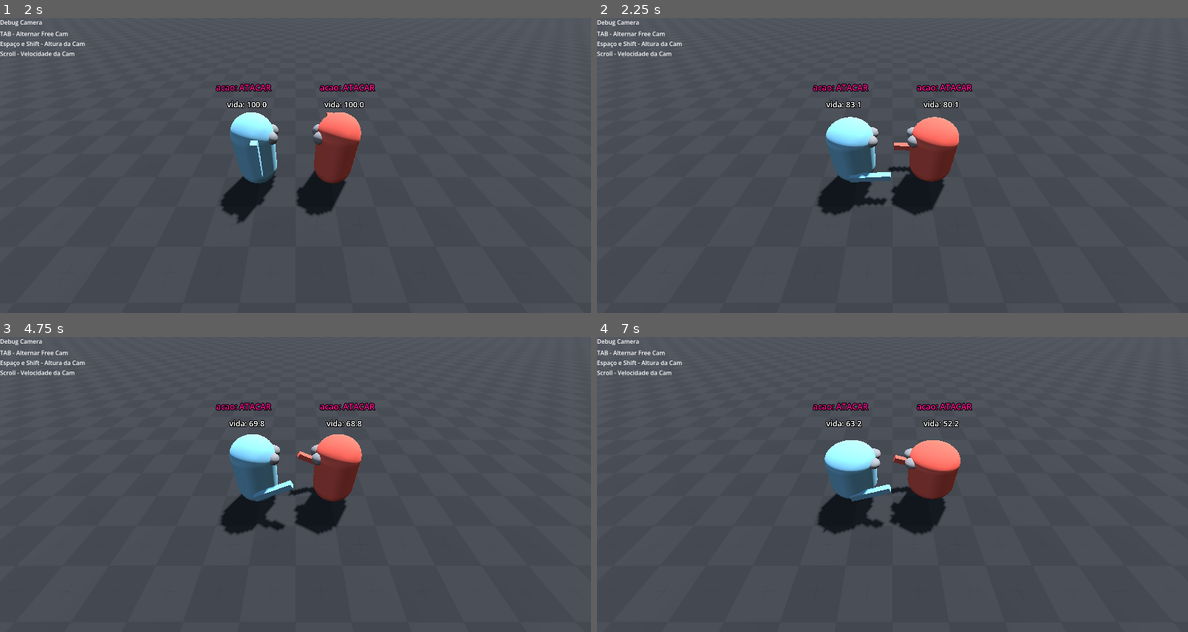
Above: before the commit, frames 1-4 (two rows, left to right).
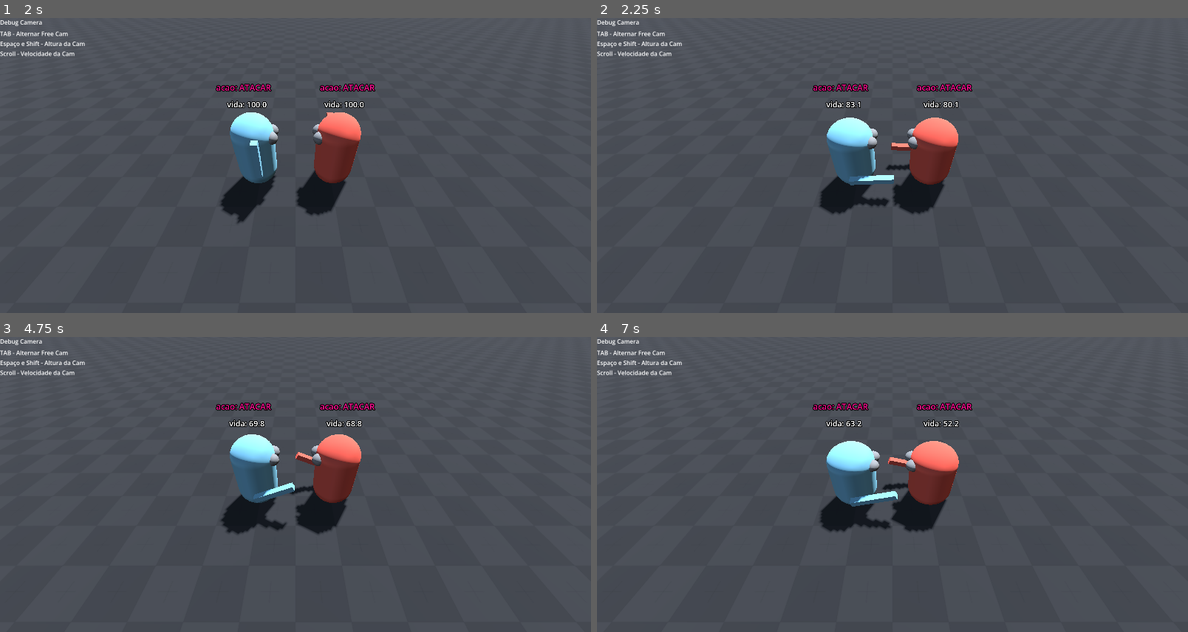
Above: after the commit, the same moments.

Repository: pauloBFalmeida/Exercicios_IA_Jogos
Game: Godot game, scene res://main/main.tscn
Two runs of this game, one before a commit and one after it. Both use one fixed random seed, a clock stepped at 60 frames per second and the inputs below.
Inputs (mouse positions are in pixels of both pictures, inside the frame that each line leads up to):
- Up to frame 1 (2 s): click "Finite State Machine" at 0.5 s; move the mouse to (425, 150) at 1.27 s; tap E (acao) at 1.35 s; click (425, 150) at 1.42 s
- Up to frame 2 (2.25 s): move the mouse to (774, 180) at 2.02 s; tap Q (acao_2) at 2.1 s; click (774, 180) at 2.17 s
- Up to frame 3 (4.75 s): move the mouse to (354, 419) at 2.77 s; tap E (acao) at 2.85, 4.35 s; click (354, 419) at 2.92 s; tap Enter at 3.5 s; move the mouse to (265, 543) at 3.52 s; tap Q (acao_2) at 3.6 s; click (265, 543) at 3.67 s; tap Space (__debug_camera_up) at 4.25 s; move the mouse to (472, 528) at 4.27 s; click (472, 528) at 4.42 s
- Up to frame 4 (7 s): move the mouse to (715, 440) at 5.02 s; tap Q (acao_2) at 5.1, 6.6 s; click (715, 440) at 5.17 s; tap Enter at 5.75 s; move the mouse to (922, 484) at 5.77 s; tap E (acao) at 5.85 s; click (922, 484) at 5.92 s; tap Space (__debug_camera_up) at 6.5 s; move the mouse to (803, 410) at 6.52 s; click (803, 410) at 6.67 s

Frame 1 is identical in both runs. In frame 2, 0.7% of the frame differs, in the area x 37-62%, y 33-67%; in frame 3, 0.4%; in frame 4, 1.2%, in the area x 37-62%, y 35-67%.

Commit message:
refactor: Altera corpo para o pivot squash ser no chão
Cria nodo corpo para o mesh do personagem ter o squash partindo do chão ao levar dano

Diff:
--- a/aulas/aula3/partes/aula_3_personagem_guarda.tscn
+++ b/aulas/aula3/partes/aula_3_personagem_guarda.tscn
@@ -11,20 +11,20 @@
 [node name="PersonagemGuarda" unique_id=1405902387 instance=ExtResource("1_ec2bq")]
 script = ExtResource("2_uqfjc")
 
-[node name="flag-banner-short2" parent="MeshInstance3D" parent_id_path=PackedInt32Array(1243407999) index="1" unique_id=4816099 instance=ExtResource("3_qm7lw")]
-transform = Transform3D(-4.371139e-08, 0, 1, 0, 1, 0, -1, 0, -4.371139e-08, 0, -0.625, -0.55)
-
-[node name="MeshBastao" parent="MaoBastao" parent_id_path=PackedInt32Array(1567190570) index="0" unique_id=13564532]
+[node name="MeshBastao" parent="Corpo/MaoBastao" parent_id_path=PackedInt32Array(1567190570) index="0" unique_id=13564532]
 mesh = SubResource("BoxMesh_qm7lw")
 
-[node name="Label3D_avisado" type="Label3D" parent="." index="5" unique_id=556767583]
+[node name="flag-banner-short2" parent="Corpo" parent_id_path=PackedInt32Array(565524857) index="3" unique_id=4816099 instance=ExtResource("3_qm7lw")]
+transform = Transform3D(-4.371139e-08, 0, 1, 0, 1, 0, -1, 0, -4.371139e-08, 0, 0.375, -0.55)
+
+[node name="Label3D_avisado" type="Label3D" parent="." index="4" unique_id=556767583]
 transform = Transform3D(1, 0, 0, 0, 1, 0, 0, 0, 1, 0, 2.474579, 0)
 visible = false
 billboard = 1
 modulate = Color(0.46514255, 0.5757308, 1, 1)
 text = "Soube do Roubo"
 
-[node name="Label3D_Titulo" type="Label3D" parent="." index="6" unique_id=1673892094]
+[node name="Label3D_Titulo" type="Label3D" parent="." index="5" unique_id=1673892094]
 transform = Transform3D(1, 0, 0, 0, 1, 0, 0, 0, 1, 0, 2.8340626, 0)
 billboard = 1
 text = "Guarda"
--- a/comum/personagem/jogador/jogador.tscn
+++ b/comum/personagem/jogador/jogador.tscn
@@ -16,7 +16,7 @@
 velocidade_salto = 4.5
 cor_personagem = Color(0.3882353, 0.3764706, 0.3647059, 1)
 
-[node name="MeshInstance3D" parent="." index="1" unique_id=1243407999]
+[node name="MeshInstance3D" parent="Corpo" parent_id_path=PackedInt32Array(565524857) index="0" unique_id=1243407999]
 surface_material_override/0 = SubResource("StandardMaterial3D_5o4jg")
 
 [node name="MeshBastao" parent="MaoBastao" parent_id_path=PackedInt32Array(1567190570) index="0" unique_id=13564532]
--- a/comum/personagem/personagem.gd
+++ b/comum/personagem/personagem.gd
@@ -4,14 +4,16 @@
 ## Cor desse personagem
 @export var cor_personagem := Color.SKY_BLUE
 
-@onready var mesh: MeshInstance3D = $MeshInstance3D
-@onready var mesh_bastao: MeshInstance3D = $MaoBastao/MeshBastao
-var material: Material
+@onready var corpo: Node3D = $Corpo
+@onready var mesh: MeshInstance3D = $Corpo/MeshInstance3D
 
-@onready var mao_bastao: Node3D = $MaoBastao
+@onready var mesh_bastao: MeshInstance3D = $Corpo/MaoBastao/MeshBastao
+@onready var mao_bastao: Node3D = $Corpo/MaoBastao
 
 @onready var sistema_vida: SistemaVida = $SistemaVida
 @onready var label_vida: Label3D = $Label3D_vida
+
+var material: Material
 
 var mover_velocidade: float = 0.0
 var mover_direcao := Vector3.ZERO
@@ -151,8 +153,8 @@
 	var tween := create_tween()
 	tween.set_ease(Tween.EASE_OUT)
 	tween.set_trans(Tween.TRANS_CUBIC)
-	tween.tween_property(mesh, "scale",
-		Vector3(1.2, 0.7, 1.2),
+	tween.tween_property(corpo, "scale",
+		Vector3(1.15, 0.85, 1.15),
 		.15
 	)
 	# espera terminar
@@ -161,7 +163,7 @@
 	var tween_volta := create_tween()
 	tween_volta.set_ease(Tween.EASE_OUT)
 	tween_volta.set_trans(Tween.TRANS_CUBIC)
-	tween_volta.tween_property(mesh, "scale",
+	tween_volta.tween_property(corpo, "scale",
 		 Vector3.ONE,
 		.2
 	).from_current()
--- a/comum/personagem/personagem.tscn
+++ b/comum/personagem/personagem.tscn
@@ -21,28 +21,30 @@
 transform = Transform3D(1, 0, 0, 0, 1, 0, 0, 0, 1, 0, 1, 0)
 shape = SubResource("CapsuleShape3D_rkp1i")
 
-[node name="MeshInstance3D" type="MeshInstance3D" parent="." unique_id=1243407999]
+[node name="Corpo" type="Node3D" parent="." unique_id=565524857]
+
+[node name="MeshInstance3D" type="MeshInstance3D" parent="Corpo" unique_id=1243407999]
 transform = Transform3D(1, 0, 0, 0, 1, 0, 0, 0, 1, 0, 1, 0)
 mesh = SubResource("CapsuleMesh_p4ixc")
 surface_material_override/0 = SubResource("StandardMaterial3D_qtv0d")
 
-[node name="Rosto" type="Node3D" parent="MeshInstance3D" unique_id=1546902572]
-transform = Transform3D(-1, 0, -8.742278e-08, 0, 1, 0, 8.742278e-08, 0, -1, -4.371139e-08, 0.5, -0.5)
+[node name="Rosto" type="Node3D" parent="Corpo" unique_id=1546902572]
+transform = Transform3D(-1, 0, -8.742278e-08, 0, 1, 0, 8.742278e-08, 0, -1, -4.371139e-08, 1.5, -0.5)
 
-[node name="Sphere3DOlhoEsq" type="CSGSphere3D" parent="MeshInstance3D/Rosto" unique_id=312366091]
+[node name="Sphere3DOlhoEsq" type="CSGSphere3D" parent="Corpo/Rosto" unique_id=312366091]
 transform = Transform3D(-4.371139e-08, 0, -1, 0, 1, 0, 1, 0, -4.371139e-08, -0.15000002, 0, -0.050000012)
 radius = 0.15
 rings = 12
 
-[node name="Sphere3DOlhoDir" type="CSGSphere3D" parent="MeshInstance3D/Rosto" unique_id=1096106731]
+[node name="Sphere3DOlhoDir" type="CSGSphere3D" parent="Corpo/Rosto" unique_id=1096106731]
 transform = Transform3D(-4.371139e-08, 0, -1, 0, 1, 0, 1, 0, -4.371139e-08, 0.14999999, 0, -0.050000012)
 radius = 0.15
 rings = 12
 
-[node name="MaoBastao" type="Node3D" parent="." unique_id=1567190570]
+[node name="MaoBastao" type="Node3D" parent="Corpo" unique_id=1567190570]
 transform = Transform3D(1, 0, 0, 0, 1, 0, 0, 0, 1, 0.5, 0.75, 0)
 
-[node name="MeshBastao" type="MeshInstance3D" parent="MaoBastao" unique_id=13564532]
+[node name="MeshBastao" type="MeshInstance3D" parent="Corpo/MaoBastao" unique_id=13564532]
 transform = Transform3D(1, 0, 0, 0, 1, 0, 0, 0, 1, 0.07677102, 0.4528153, -0.13665104)
 mesh = SubResource("BoxMesh_smq05")
 
